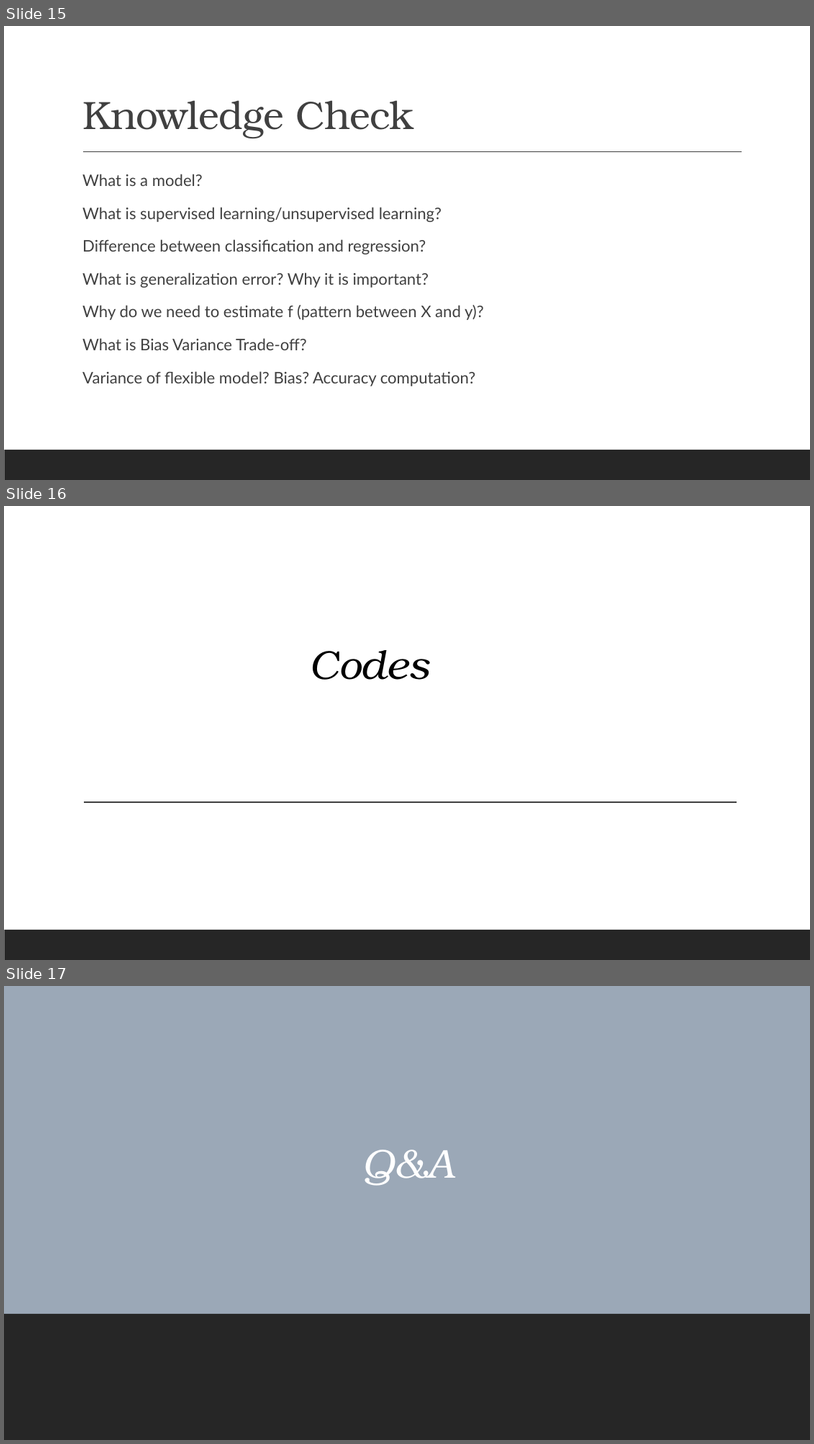
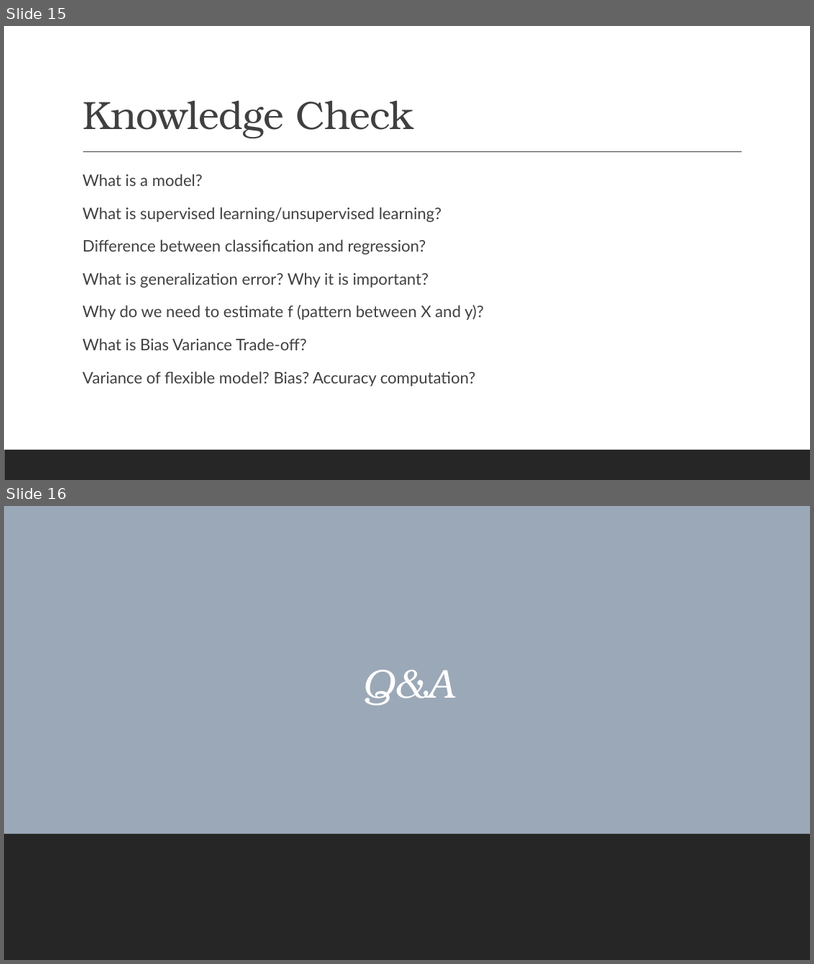
Before and after one commit to ashvani/learning-isl, a slide deck: 01 - Intro Statistical Learning Theory.pptx. Shown one above the other, each under a label of ours: slides 15, 16 and 17 before the commit, slides 15 and 16 after it. The pictures are 814x1444 and 814x964 pixels, drawn with LibreOffice and Linux fonts; fonts in the diff are those of the drawing. Boxes give left, top, right and bottom in pixels: in the first picture for what was removed or moved away, otherwise in the second. Text is boxed around its words. In the diff, an @@ line names an element or a change of style, - is before the commit and + after.

```diff
--- a/01 - Intro Statistical Learning Theory.pptx
+++ b/01 - Intro Statistical Learning Theory.pptx
@@ slide 16 removed at box(4, 506, 810, 960), background #FFFFFF; not listed: 1 template element that a slide beside it also shows @@
@@ text removed at box(310, 650, 430, 680) @@
-Codes
@@ title removed at box(363, 660, 455, 680) @@
-Q&A
@@ line removed from (84, 802) to (737, 802) @@
@@ what was slide 17 is now slide 16 @@
```
Also in this commit, not shown: 2 other files.
